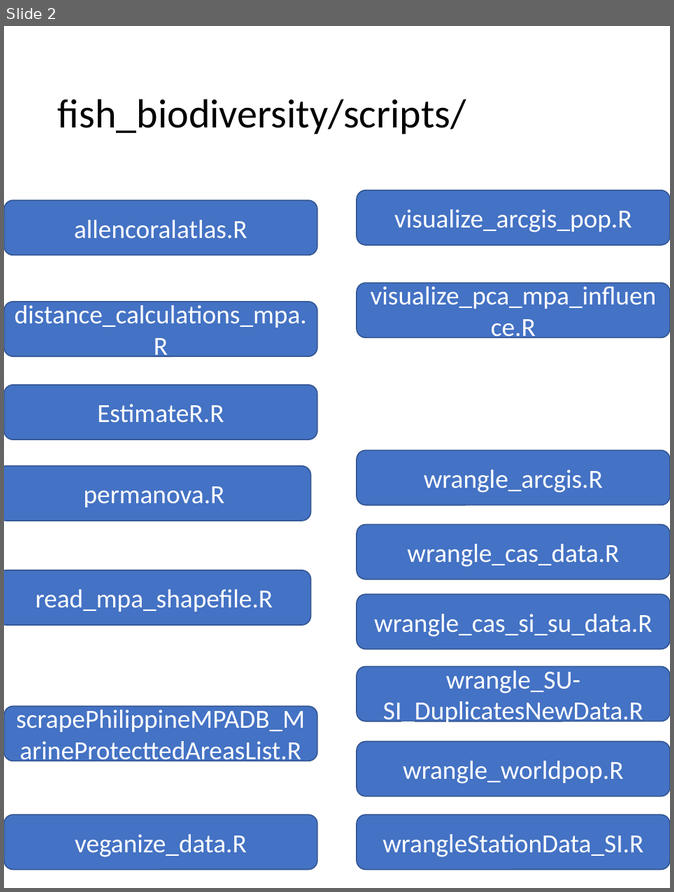
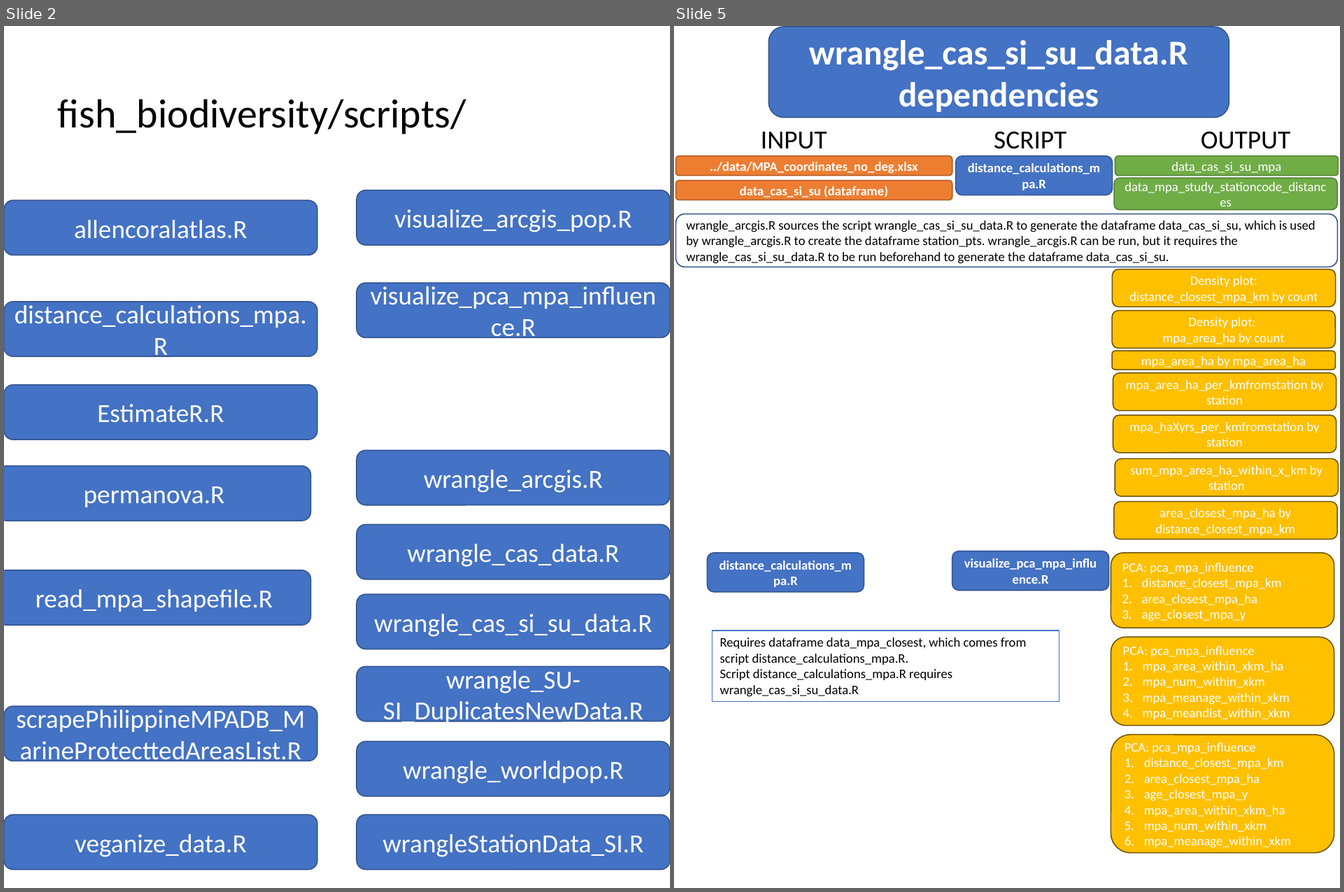
Before and after one commit to philippinespire/fish_biodiversity, a slide deck: scripts/flowchart_scripts.pptx. Shown side by side, each under a label of ours: slide 2 before the commit, slides 2 and 5 after it; the slides between them are not shown. The pictures are 674x892 and 1344x892 pixels, drawn with LibreOffice and Linux fonts; fonts in the diff are those of the drawing. Boxes give left, top, right and bottom in pixels: in the first picture for what was removed or moved away, otherwise in the second. Text is boxed around its words. In the diff, an @@ line names an element or a change of style, - is before the commit and + after.

```diff
--- a/scripts/flowchart_scripts.pptx
+++ b/scripts/flowchart_scripts.pptx
@@ slide 5 added at [674,26,1340,888], background #FFFFFF @@
@@ rounded rectangle added at [769,27,1230,118], fill #4472C4, outline #325491 1 pt, 32 pt, text #FFFFFF, bold @@
+wrangle_cas_si_su_data.R
+dependencies
@@ text added at [761,132,827,149], 24 pt, text #000000 @@
+INPUT
@@ text added at [994,131,1067,149], 24 pt, text #000000 @@
+SCRIPT
@@ text added at [1201,131,1291,149], 24 pt, text #000000 @@
+OUTPUT
@@ rounded rectangle added at [675,156,953,176], fill #ED7D31, outline #AF5C24 1 pt, 12 pt, text #FFFFFF, bold @@
+../data/MPA_coordinates_no_deg.xlsx
@@ rounded rectangle added at [956,156,1113,195], fill #4472C4, outline #325491 1 pt, 12 pt, text #FFFFFF, bold @@
+distance_calculations_mpa.R
@@ rounded rectangle added at [1116,156,1339,176], fill #70AD47, outline #538035 1 pt, 12 pt, text #FFFFFF @@
+data_cas_si_su_mpa
@@ rounded rectangle added at [675,181,953,200], fill #ED7D31, outline #AF5C24 1 pt, 12 pt, text #FFFFFF, bold @@
+data_cas_si_su (dataframe)
@@ rounded rectangle added at [1114,178,1338,210], fill #70AD47, outline #538035 1 pt, 12 pt, text #FFFFFF @@
+data_mpa_study_stationcode_distances
@@ rounded rectangle added at [675,214,1338,267], fill #FFFFFF, outline #325491 1 pt, 12 pt, text #000000 @@
+wrangle_arcgis.R sources the script wrangle_cas_si_su_data.R to generate the dataframe data_cas_si_su, which is used by wrangle_arcgis.R to create the dataframe station_pts. wrangle_arcgis.R can be run, but it requires the wrangle_cas_si_su_data.R to be run beforehand to generate the dataframe data_cas_si_su.
@@ rounded rectangle added at [1112,269,1336,307], fill #FFC000, outline #705400 1 pt, 12 pt, text #FFFFFF @@
+Density plot: distance_closest_mpa_km by count
@@ rounded rectangle added at [1112,311,1336,348], fill #FFC000, outline #705400 1 pt, 12 pt, text #FFFFFF @@
+Density plot:
+mpa_area_ha by count
@@ rounded rectangle added at [1112,352,1336,370], fill #FFC000, outline #705400 1 pt, 12 pt, text #FFFFFF @@
+mpa_area_ha by mpa_area_ha
@@ rounded rectangle added at [1113,373,1336,411], fill #FFC000, outline #705400 1 pt, 12 pt, text #FFFFFF @@
+mpa_area_ha_per_kmfromstation by station
@@ rounded rectangle added at [1113,415,1336,452], fill #FFC000, outline #705400 1 pt, 12 pt, text #FFFFFF @@
+mpa_haXyrs_per_kmfromstation by station
@@ rounded rectangle added at [1116,459,1339,496], fill #FFC000, outline #705400 1 pt, 12 pt, text #FFFFFF @@
+sum_mpa_area_ha_within_x_km by station
@@ rounded rectangle added at [1114,502,1338,540], fill #FFC000, outline #705400 1 pt, 12 pt, text #FFFFFF @@
+area_closest_mpa_ha by distance_closest_mpa_km
@@ rounded rectangle added at [707,553,864,592], fill #4472C4, outline #325491 1 pt, 12 pt, text #FFFFFF, bold @@
+distance_calculations_mpa.R
@@ rounded rectangle added at [953,551,1109,590], fill #4472C4, outline #325491 1 pt, 12 pt, text #FFFFFF, bold @@
+visualize_pca_mpa_influence.R
@@ rounded rectangle added at [1112,553,1335,628], fill #FFC000, outline #705400 1 pt, 12 pt, text #FFFFFF @@
+PCA: pca_mpa_influence
+1. distance_closest_mpa_km
+2. area_closest_mpa_ha
+3. age_closest_mpa_y
@@ rectangle added at [712,631,1060,702], fill #FFFFFF, outline #4472C4 1 pt, 12 pt, text #000000 @@
+Requires dataframe data_mpa_closest, which comes from script distance_calculations_mpa.R.
+Script distance_calculations_mpa.R requires wrangle_cas_si_su_data.R
@@ rounded rectangle added at [1112,638,1335,726], fill #FFC000, outline #705400 1 pt, 12 pt, text #FFFFFF @@
+PCA: pca_mpa_influence
+1. mpa_area_within_xkm_ha
+2. mpa_num_within_xkm
+3. mpa_meanage_within_xkm
+4. mpa_meandist_within_xkm
@@ rounded rectangle added at [1112,734,1335,853], fill #FFC000, outline #705400 1 pt, 12 pt, text #FFFFFF @@
+PCA: pca_mpa_influence
+1. distance_closest_mpa_km
+2. area_closest_mpa_ha
+3. age_closest_mpa_y
+4. mpa_area_within_xkm_ha
+5. mpa_num_within_xkm
+6. mpa_meanage_within_xkm
```
Also in this commit, not shown: 4 slides changed, 2 other slides added.
